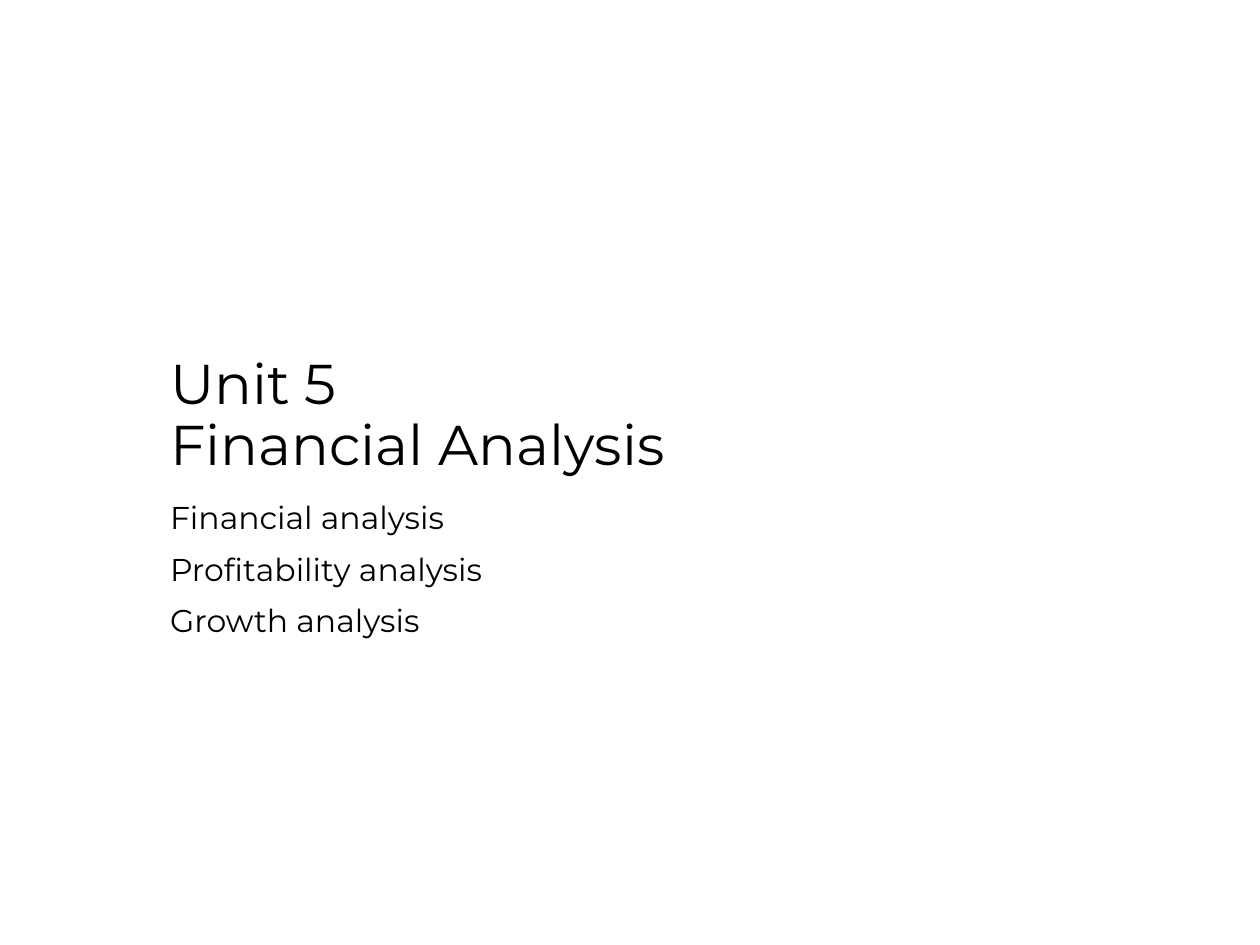
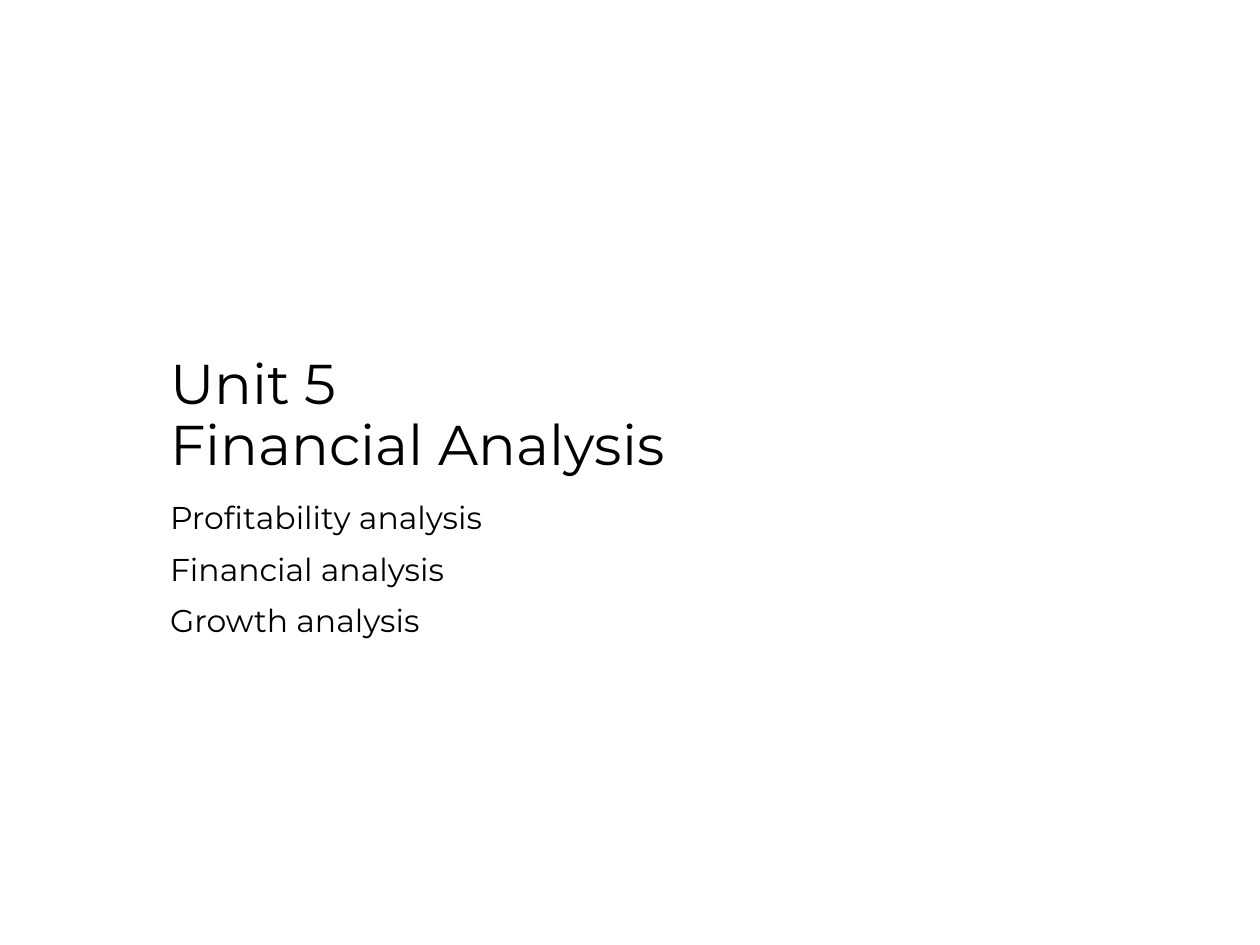
Before and after one commit to jorgegallud-boop/FSA, a slide deck: slide 1 of source-pptx/05.pptx. Drawn at 1260x945 pixels with LibreOffice and Linux fonts; fonts in the diff are those of the drawing. Boxes give left, top, right and bottom in pixels: in the first picture for what was removed or moved away, otherwise in the second. Text is boxed around its words. In the diff, an @@ line names an element or a change of style, - is before the commit and + after.

```diff
--- a/source-pptx/05.pptx
+++ b/source-pptx/05.pptx
@@ subtitle at (170, 505, 482, 536): paragraph added @@
+Profitability analysis
@@ subtitle at (170, 557, 482, 588): paragraph removed @@
-Profitability analysis
```
Also in this commit, not shown: 5 other files.
